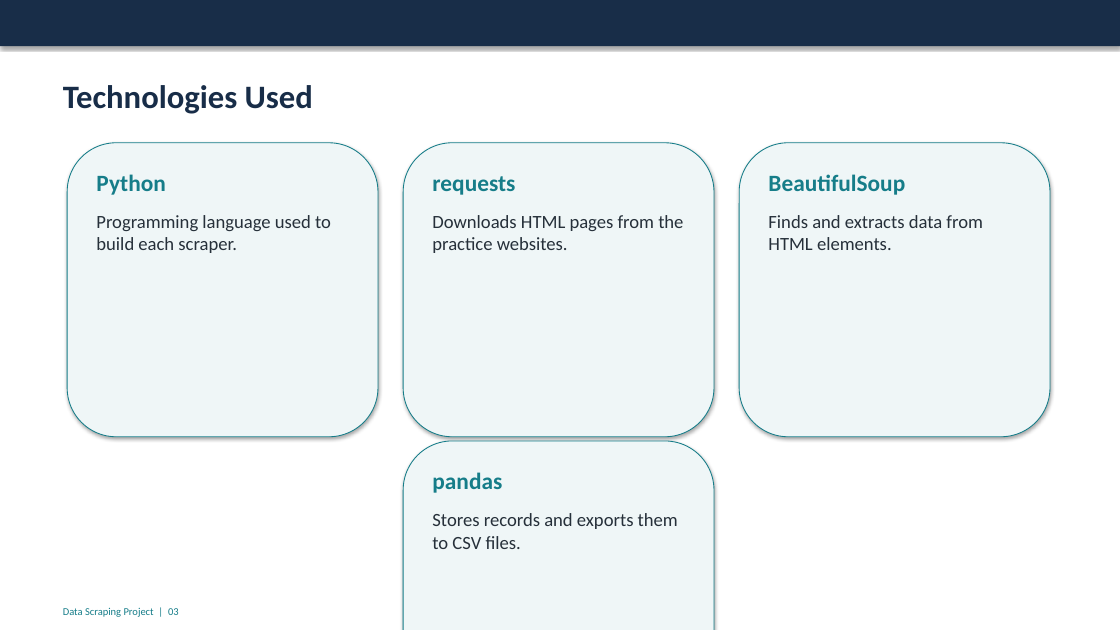
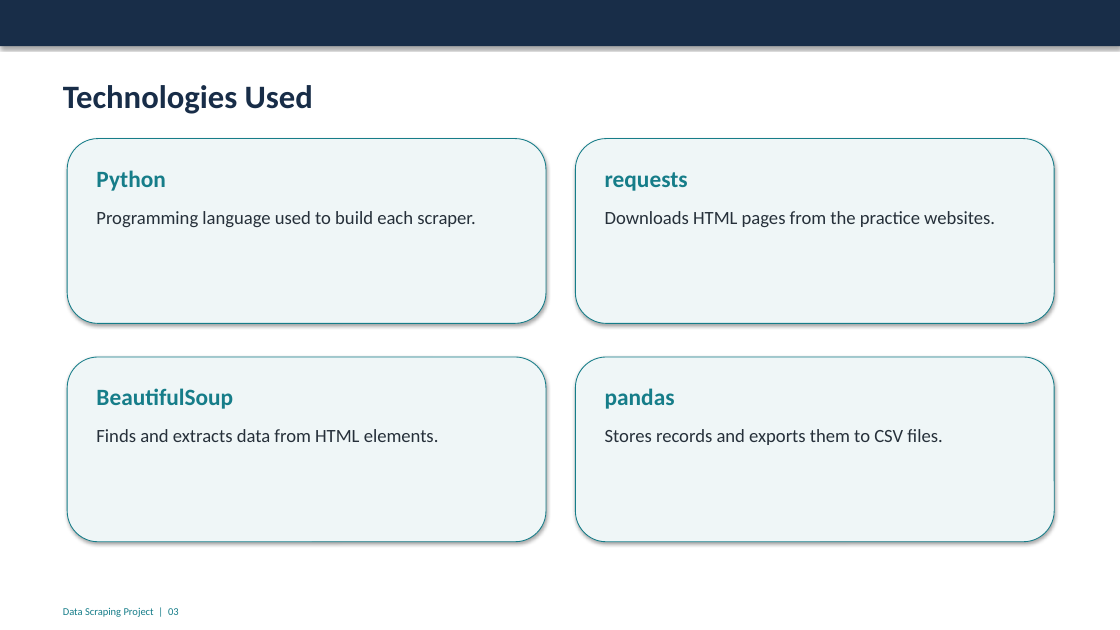
Before and after one commit to V0106/Data-Scraping-project, a slide deck: slide 3 of Data_Scraping_Project.pptx. Drawn at 1120x630 pixels with LibreOffice and Linux fonts; fonts in the diff are those of the drawing. Boxes give left, top, right and bottom in pixels: in the first picture for what was removed or moved away, otherwise in the second. Text is boxed around its words. In the diff, an @@ line names an element or a change of style, - is before the commit and + after.

Commit message:
Fix equal technology slide shapes

```diff
--- a/Data_Scraping_Project.pptx
+++ b/Data_Scraping_Project.pptx
@@ rounded rectangle: place and size @@
-rounded rectangle at [67,143,378,437]
+rounded rectangle at [67,139,546,323]
@@ rounded rectangle: place and size @@
-rounded rectangle at [403,143,714,437]
+rounded rectangle at [576,139,1054,323]
@@ text "Python" rewrapped from [96,174,331,253] to [96,170,476,227] @@
@@ text "requests" rewrapped from [432,176,683,253] to [605,172,995,227] @@
@@ rounded rectangle: place and size @@
-rounded rectangle at [739,143,1050,437]
+rounded rectangle at [67,357,546,542]
@@ rounded rectangle: place and size @@
-rounded rectangle at [403,441,714,630]
+rounded rectangle at [576,357,1054,542]
@@ text "BeautifulSoup" rewrapped from [768,174,983,250] to [96,388,439,442] @@
@@ text "pandas" rewrapped from [432,472,678,549] to [605,388,942,445] @@
```
